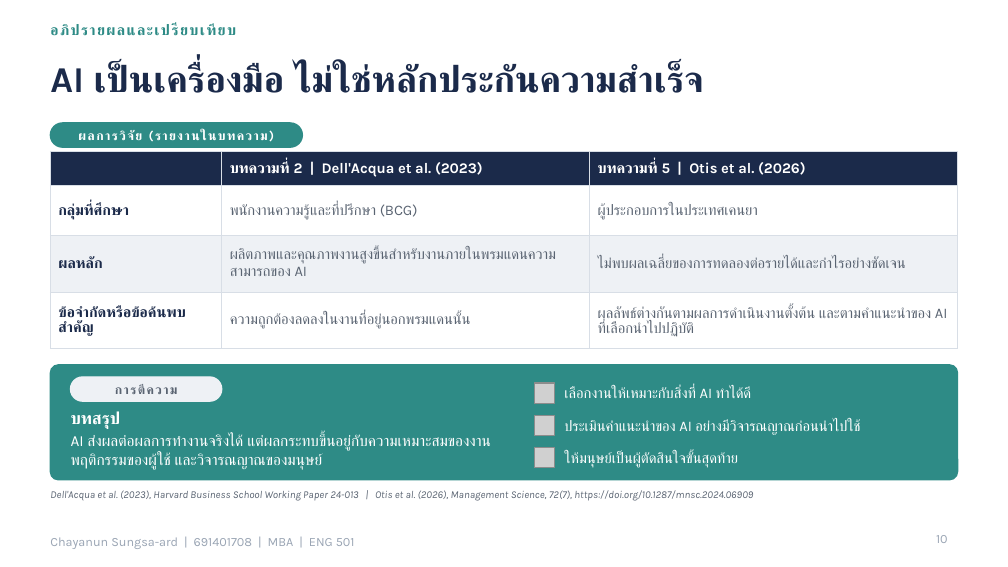
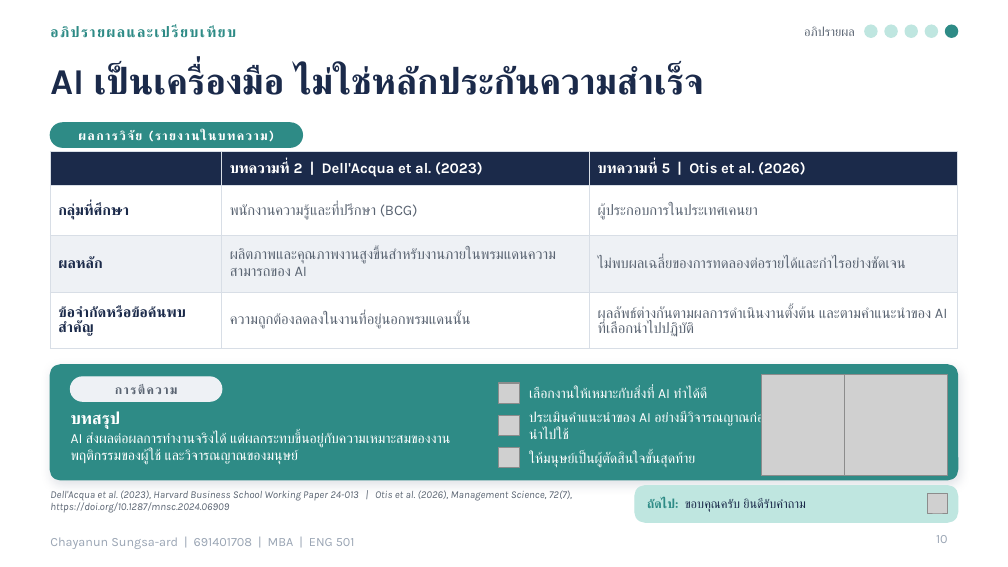
Before and after one commit to tungao06/slide-present-en, a slide deck: slide 10 of presentation/AI_Work_Performance_ENG501.pptx. Drawn at 1008x567 pixels with LibreOffice and Linux fonts; fonts in the diff are those of the drawing; grey boxes stand for pictures; background and template pictures are left out. Boxes give left, top, right and bottom in pixels: in the first picture for what was removed or moved away, otherwise in the second. Text is boxed around its words. In the diff, an @@ line names an element or a change of style, - is before the commit and + after.

```diff
--- a/presentation/AI_Work_Performance_ENG501.pptx
+++ b/presentation/AI_Work_Performance_ENG501.pptx
@@ text added at box(804, 26, 855, 36), 9 pt, text #5A6472 @@
+อภิปรายผล
@@ ellipse added at box(865, 25, 877, 37), fill #BFE6E0, outline #BFE6E0 1 pt @@
@@ ellipse added at box(885, 25, 897, 37), fill #BFE6E0, outline #BFE6E0 1 pt @@
@@ ellipse added at box(905, 25, 917, 37), fill #BFE6E0, outline #BFE6E0 1 pt @@
@@ ellipse added at box(925, 25, 937, 37), fill #BFE6E0, outline #BFE6E0 1 pt @@
@@ ellipse added at box(946, 25, 958, 37), fill #2E8B86, outline #2E8B86 1 pt @@
@@ rounded rectangle at box(50, 365, 958, 480): shadow on; proportions changed @@
@@ text "เลือกงานให้เหมาะกับสิ่งที่ AI ทำได้ดี": place and size @@
-text "เลือกงานให้เหมาะกับสิ่งที่ AI ทำได้ดี" at box(564, 387, 751, 398)
+text "เลือกงานให้เหมาะกับสิ่งที่ AI ทำได้ดี" at box(529, 387, 707, 398)
@@ picture added at box(761, 375, 857, 476) @@
@@ picture added at box(845, 375, 948, 476) @@
@@ text "ประเมินคำแนะนำของ AI อย่างมีวิจารณญาณก่อนนำไปใช้": place and size @@
-text "ประเมินคำแนะนำของ AI อย่างมีวิจารณญาณก่อนนำไปใช้" at box(564, 419, 860, 435)
+text "ประเมินคำแนะนำของ AI อย่างมีวิจารณญาณก่อนนำไปใช้" at box(529, 411, 772, 439)
@@ text "AI ส่งผลต่อผลการทำงานจริงได้ แต่ผลกระทบขึ้นอยู่กับความเหมาะส ..." at box(71, 432, 450, 465): size 11 to 10 pt @@
@@ 3 pictures: place and size @@
-3 pictures at box(534, 383, 554, 468)
+3 pictures at box(499, 383, 519, 468)
@@ size 10.5 to 10 pt in 3 elements at box(529, 387, 707, 398), box(529, 411, 772, 439), box(529, 452, 695, 467) @@
@@ text "ให้มนุษย์เป็นผู้ตัดสินใจขั้นสุดท้าย": place and size @@
-text "ให้มนุษย์เป็นผู้ตัดสินใจขั้นสุดท้าย" at box(564, 451, 738, 468)
+text "ให้มนุษย์เป็นผู้ตัดสินใจขั้นสุดท้าย" at box(529, 452, 695, 467)
@@ text "Dell'Acqua et al. (2023), Harvard ..." rewrapped from box(50, 490, 753, 501) to box(50, 490, 572, 513) @@
@@ rounded rectangle added at box(635, 486, 958, 522), fill #BFE6E0, outline #BFE6E0 1 pt @@
@@ text added at box(647, 499, 806, 512), 9 pt, text #1B2A4A @@
+ถัดไป: ขอบคุณครับ ยินดีรับคำถาม
@@ picture added at box(927, 494, 948, 514) @@
```
Also in this commit, not shown: 9 other slides changed, 4 other files.
